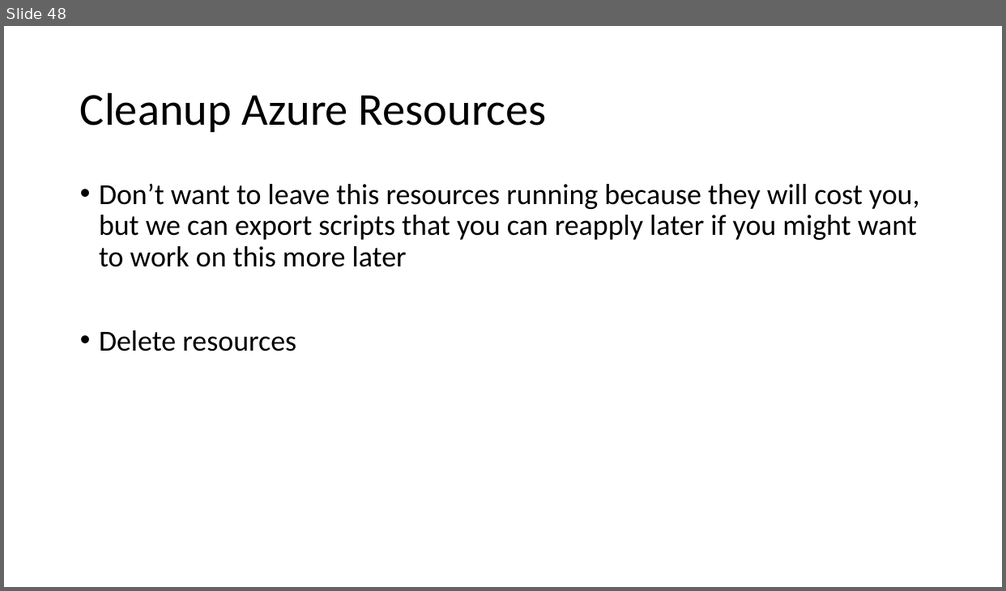
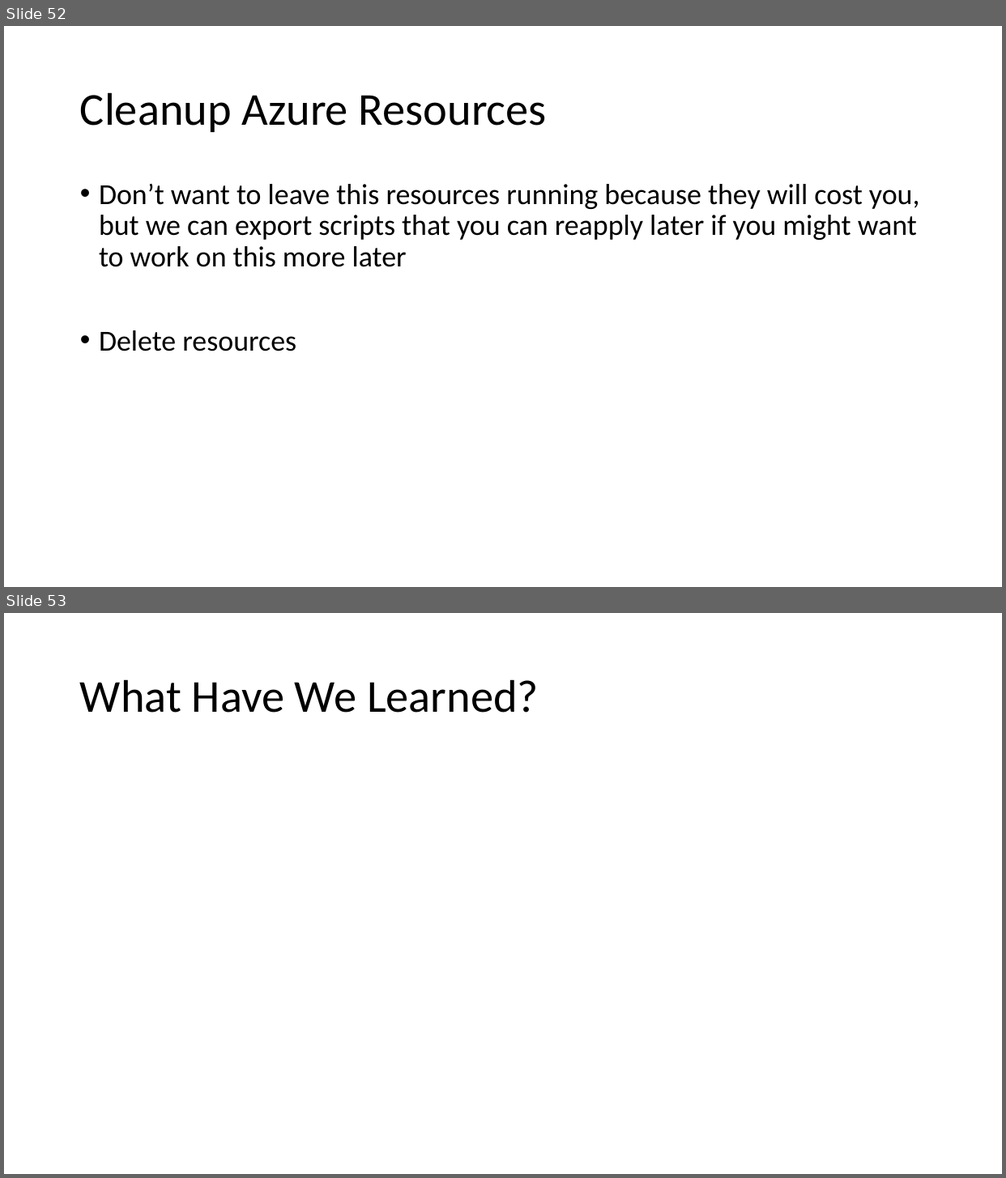
Before and after one commit to scottctr/EdaWorkshop, a slide deck: EventDrivenArchitectureWorkshop.pptx. Shown one above the other, each under a label of ours: slide 48 before the commit, slides 52 and 53 after it. The pictures are 1006x591 and 1006x1178 pixels, drawn with LibreOffice and Linux fonts; fonts in the diff are those of the drawing. Boxes give left, top, right and bottom in pixels: in the first picture for what was removed or moved away, otherwise in the second. Text is boxed around its words. In the diff, an @@ line names an element or a change of style, - is before the commit and + after.

```diff
--- a/EventDrivenArchitectureWorkshop.pptx
+++ b/EventDrivenArchitectureWorkshop.pptx
@@ slide 53 added at bbox=[4, 613, 1002, 1174], background #FFFFFF @@
@@ title added at bbox=[80, 679, 539, 713], 44 pt, text #000000 @@
+What Have We Learned?
@@ what was slide 48 is now slide 52 @@
```
Also in this commit, not shown: 2 slides changed, 6 other slides added, 7 other files.
